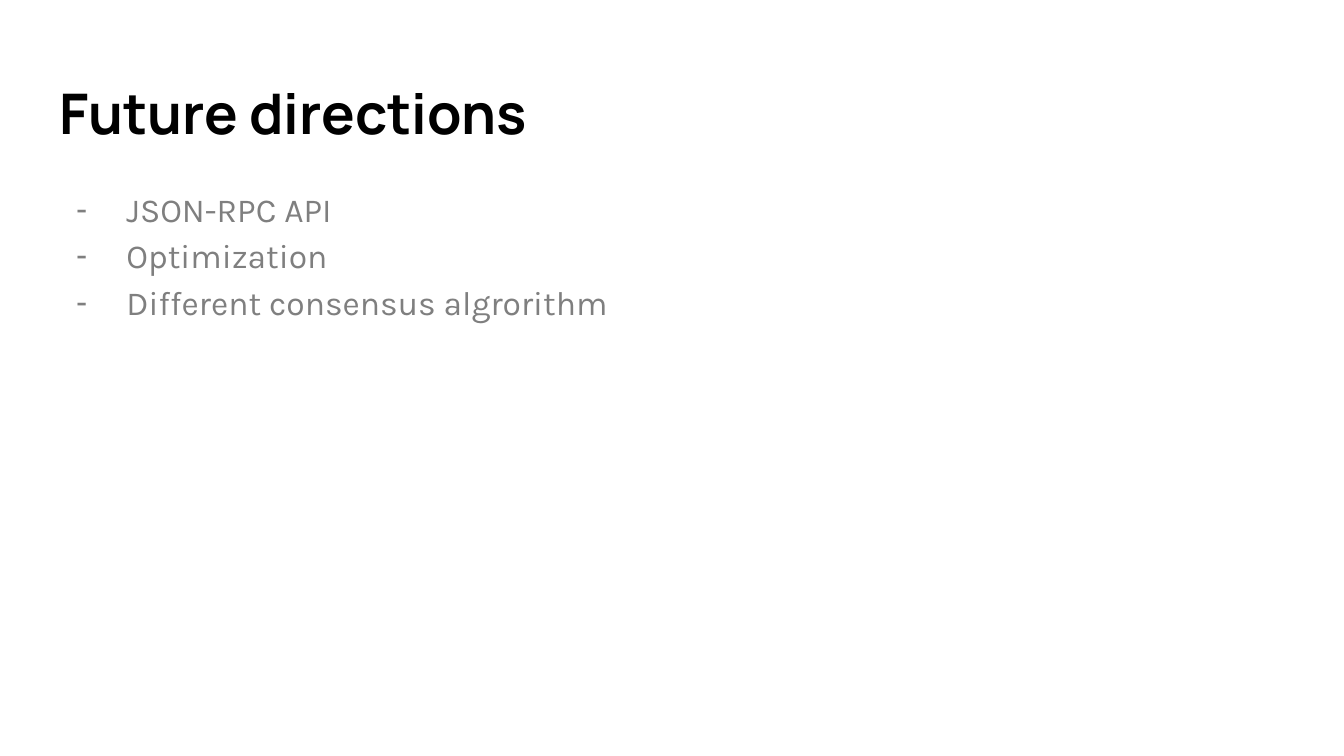
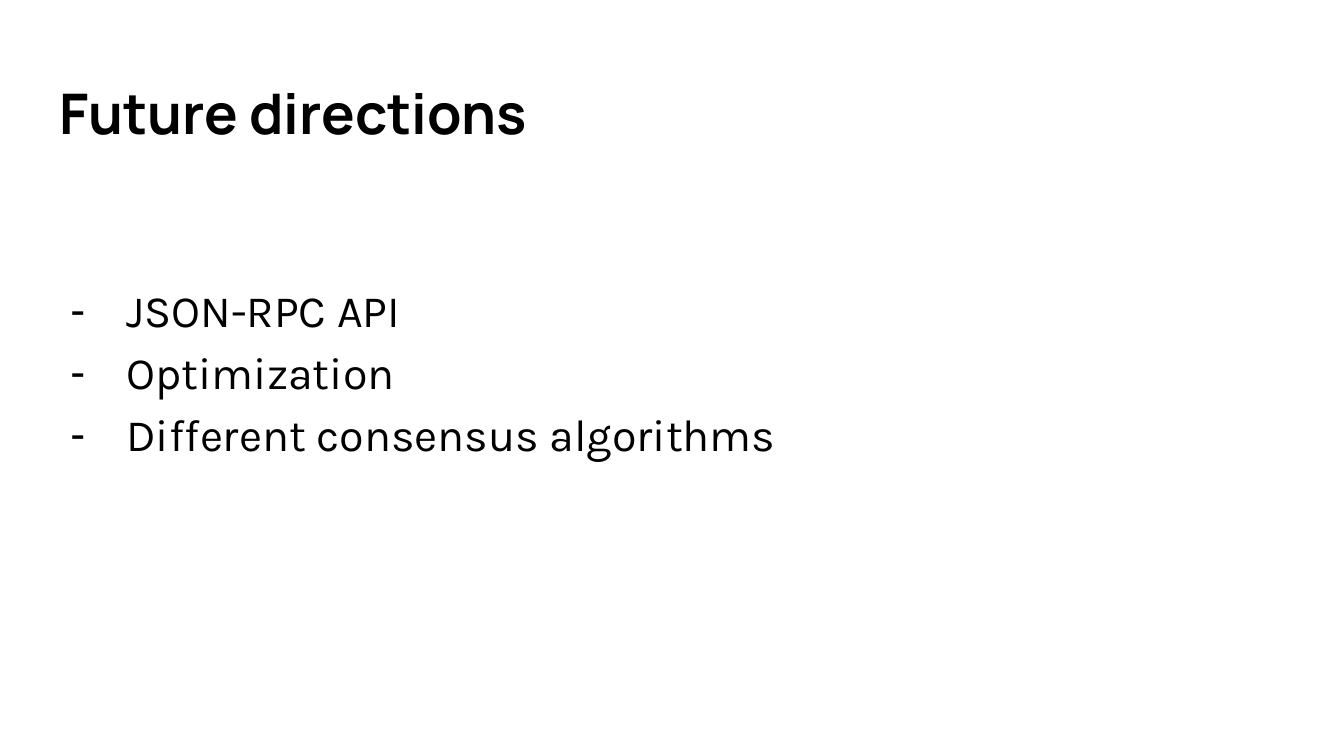
Before and after one commit to ayrat555/talks, a slide deck: slide 33 of mana/Mana.pptx (slide 34 before the commit). Drawn at 1344x756 pixels with LibreOffice and Linux fonts; fonts in the diff are those of the drawing. Boxes give left, top, right and bottom in pixels: in the first picture for what was removed or moved away, otherwise in the second. Text is boxed around its words. In the diff, an @@ line names an element or a change of style, - is before the commit and + after.

```diff
--- a/mana/Mana.pptx
+++ b/mana/Mana.pptx
@@ text "JSON-RPC API": place and size @@
-text "JSON-RPC API" at (126, 200, 608, 323)
+text "JSON-RPC API" at (126, 298, 776, 462)
@@ text at (126, 298, 400, 400): size 18 to 24 pt, text colour #7F7F7F to #000000 in "JSON-RPC API", "Optimization"; indent changed; bullet colour #7F7F7F to #000000 @@
@@ text at (126, 420, 776, 462): text changed; size 18 to 24 pt; text colour #7F7F7F to #000000 @@
-– Different consensus algrorithm
+– Different consensus algorithms
```
Also in this commit, not shown: 17 other slides changed, 7 slides added, 2 other files.
